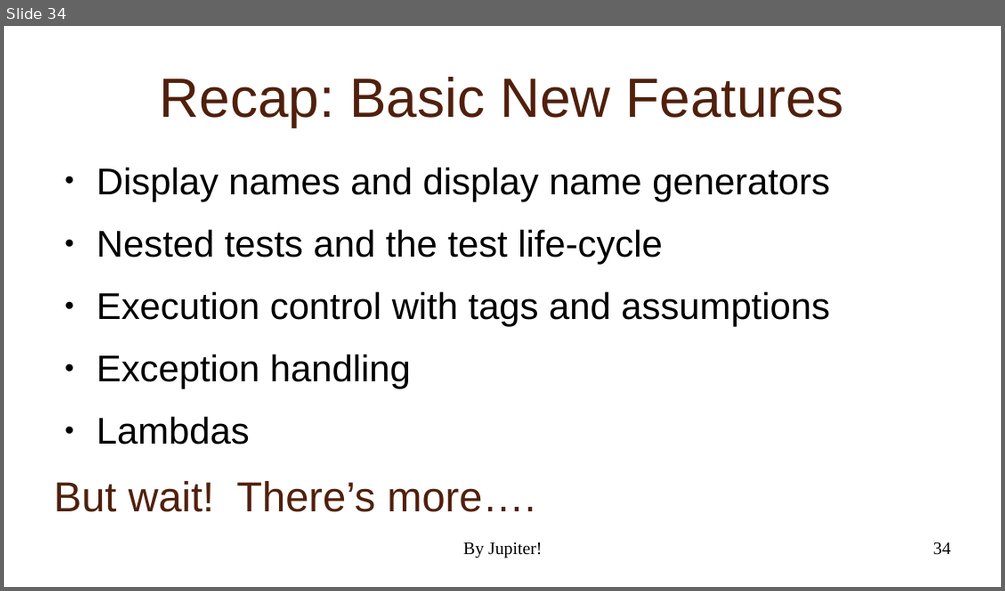
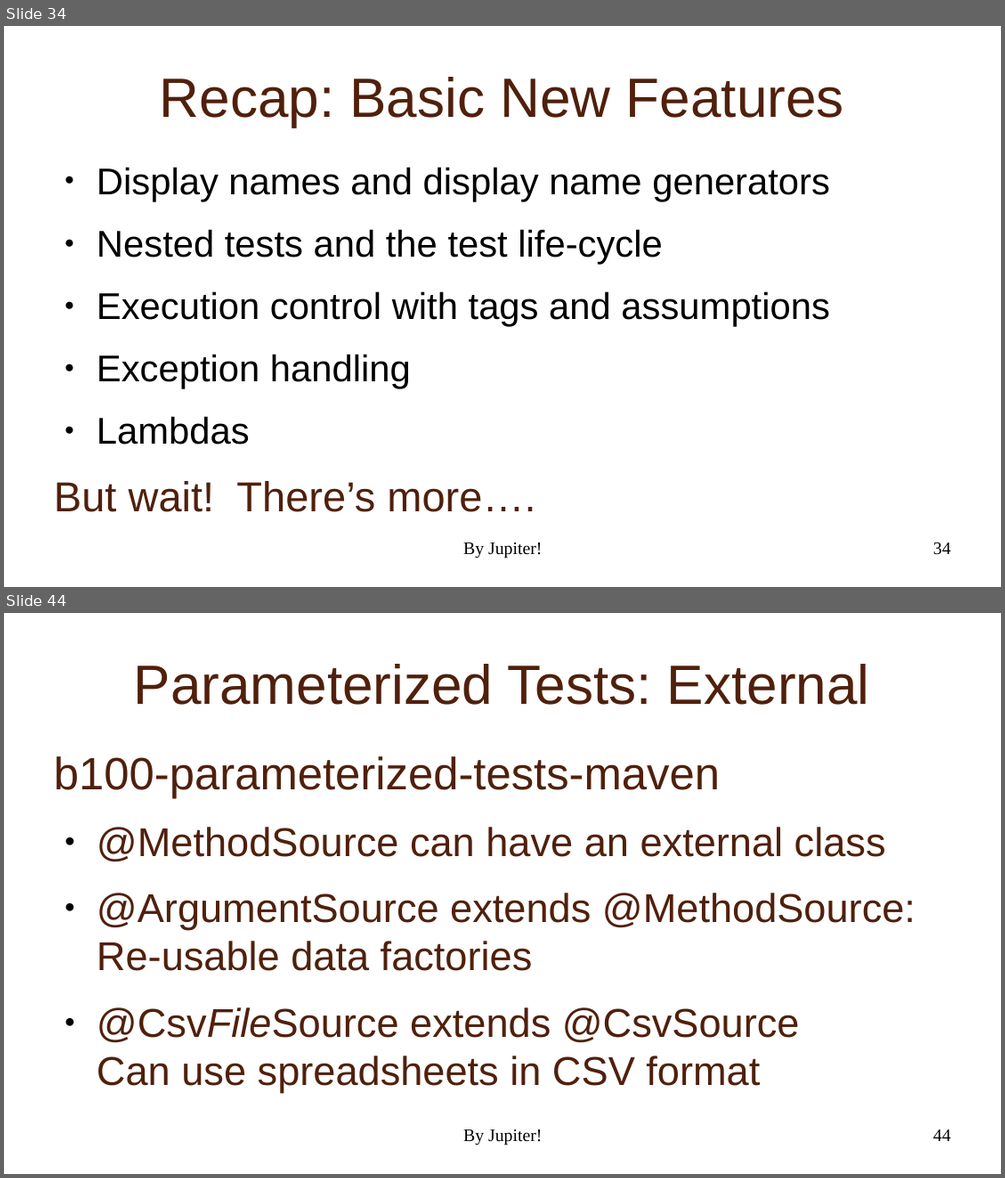
Before and after one commit to NextPoorSlob/JUnit5-Presentation-Sample-Code, a slide deck: ByJupiter.odp. Shown one above the other, each under a label of ours: slide 34 before the commit, slides 34 and 44 after it; the slides between them are not shown. The pictures are 1005x591 and 1005x1178 pixels, drawn with LibreOffice and Linux fonts; fonts in the diff are those of the drawing; background and template pictures are left out. Boxes give left, top, right and bottom in pixels: in the first picture for what was removed or moved away, otherwise in the second. Text is boxed around its words. In the diff, an @@ line names an element or a change of style, - is before the commit and + after.

```diff
--- a/ByJupiter.odp
+++ b/ByJupiter.odp
@@ slide 44 added at box(4, 613, 1001, 1174), background picture (left out); not listed: 1 template element that a slide beside it also shows @@
@@ title added at box(134, 664, 870, 705), 44 pt, text #50200C @@
+Parameterized Tests: External
@@ text added at box(54, 756, 915, 1093), 32 pt, text #50200C @@
+b100-parameterized-tests-maven
+● @MethodSource can have an external class
+● @ArgumentSource extends @MethodSource:
+  Re-usable data factories
+● @CsvFileSource extends @CsvSource
+  Can use spreadsheets in CSV format
@@ text added at box(463, 1129, 542, 1145), 14 pt, text #000000 @@
+By Jupiter!
```
Also in this commit, not shown: 4 slides changed, 18 other slides added, 1 other file.
